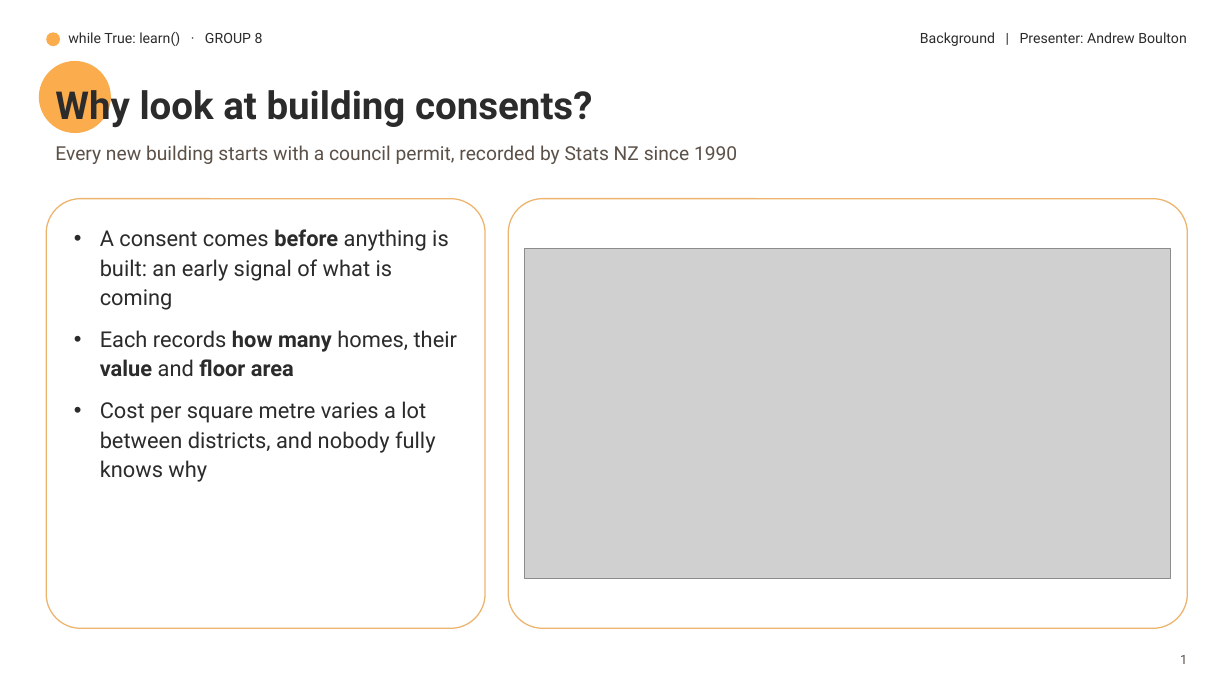
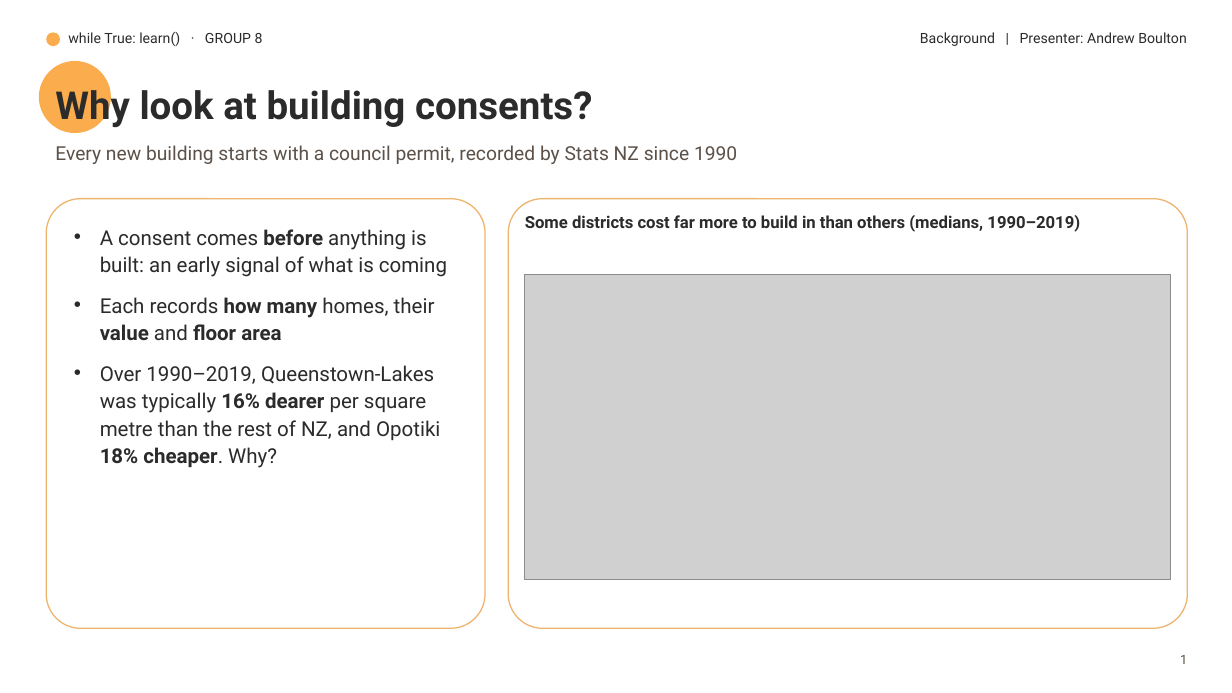
Before and after one commit to harishsahadev/while-True-Learn, a slide deck: slide 2 of building-consents/communication/slides/slides.pptx. Drawn at 1232x693 pixels with LibreOffice and Linux fonts; fonts in the diff are those of the drawing; grey boxes stand for pictures; background and template pictures are left out. Boxes give left, top, right and bottom in pixels: in the first picture for what was removed or moved away, otherwise in the second. Text is boxed around its words. In the diff, an @@ line names an element or a change of style, - is before the commit and + after.

```diff
--- a/building-consents/communication/slides/slides.pptx
+++ b/building-consents/communication/slides/slides.pptx
@@ text at <box>100,229,447,340</box>: size 17 to 16 pt in "A consent comes before anything is built: ...", "Each records how many homes, their value ..." @@
@@ text added at <box>525,215,1080,232</box>, 13 pt, text #2B2B2B, bold @@
+Some districts cost far more to build in than others (medians, 1990–2019)
@@ picture: place and size @@
-picture at <box>525,249,1171,578</box>
+picture at <box>525,274,1171,579</box>
@@ text at <box>100,365,440,468</box>: text changed; size 17 to 16 pt @@
-• Cost per square metre varies a lot between districts, and nobody fully knows why
+• Over 1990–2019, Queenstown-Lakes was typically 16% dearer per square metre than the rest of NZ, and Opotiki 18% cheaper. Why?
```
Also in this commit, not shown: 8 other slides changed, 4 slides added, 3 slides removed, 28 other files.
